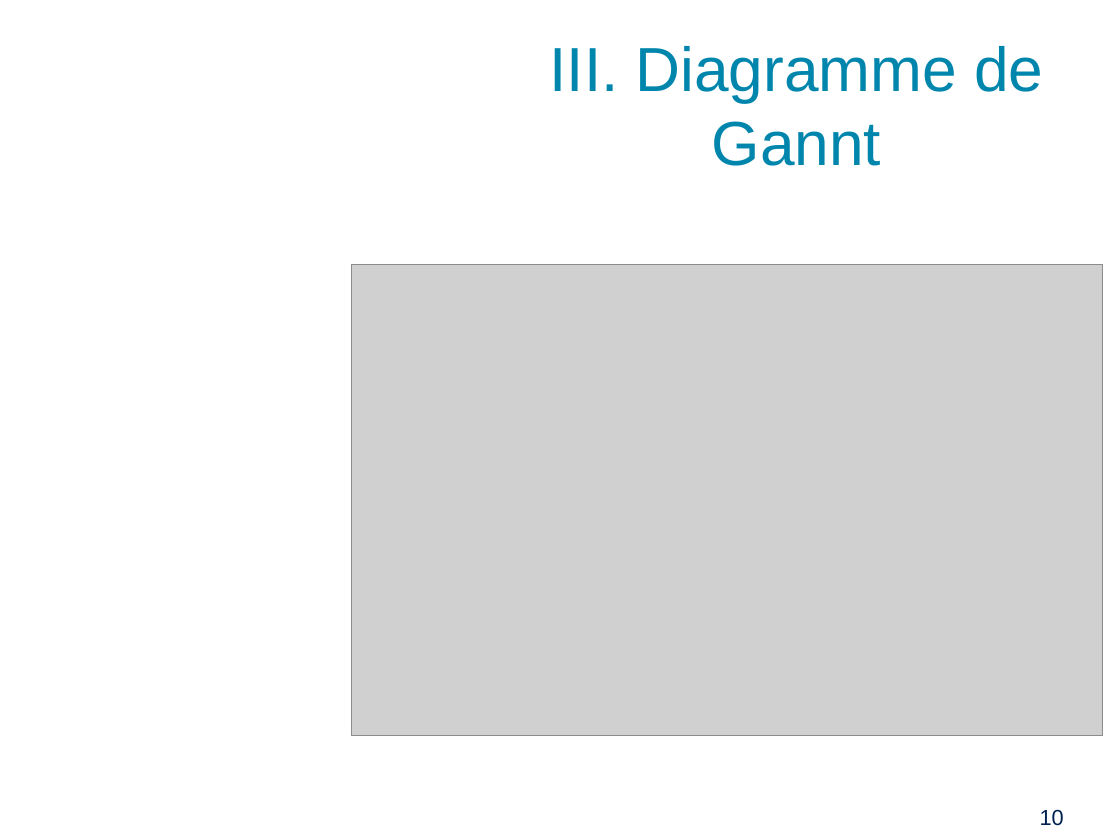
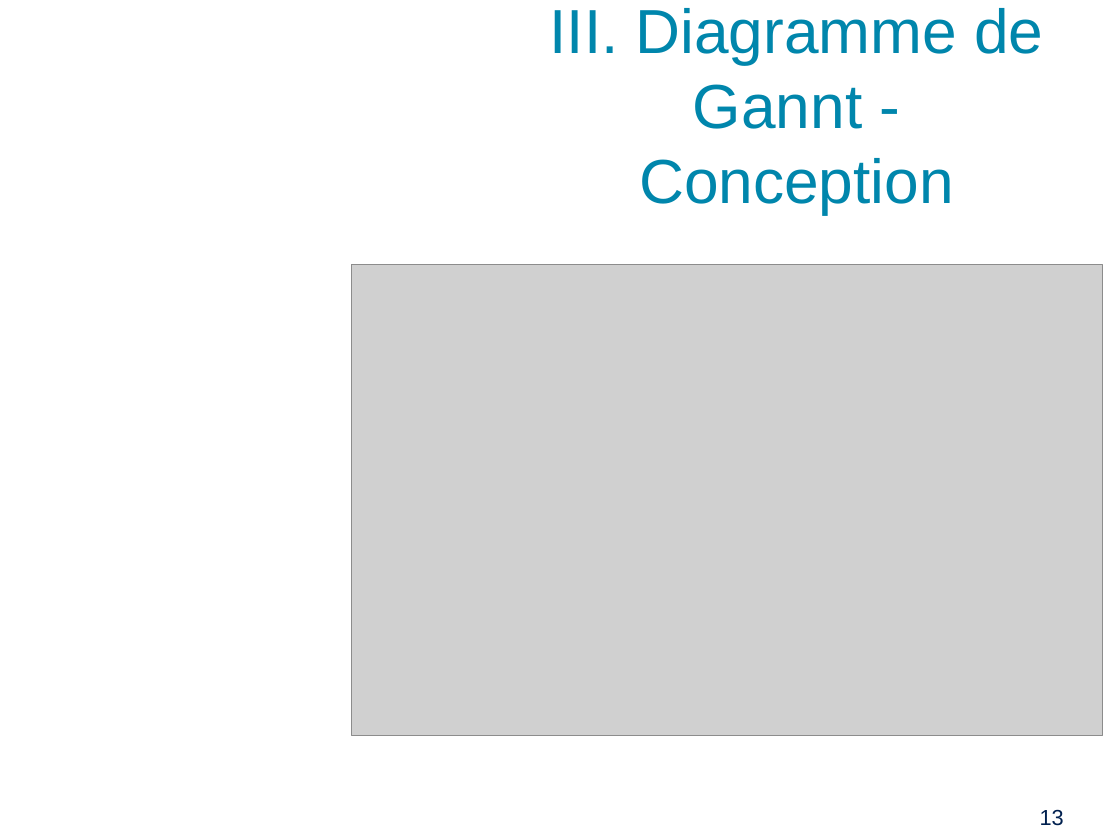
Before and after one commit to PinaudLucas/Projet, a slide deck: slide 13 of Lucas/Revue_1.odp (slide 10 before the commit). Drawn at 1120x840 pixels with LibreOffice and Linux fonts; fonts in the diff are those of the drawing; grey boxes stand for pictures; background and template pictures are left out. Boxes give left, top, right and bottom in pixels: in the first picture for what was removed or moved away, otherwise in the second. Text is boxed around its words. In the diff, an @@ line names an element or a change of style, - is before the commit and + after.

```diff
--- a/Lucas/Revue_1.odp
+++ b/Lucas/Revue_1.odp
@@ title at [550, 8, 1043, 214]: text changed @@
-III. Diagramme de Gannt
+III. Diagramme de Gannt - Conception
@@ page number at [1040, 809, 1064, 826]: text changed @@
-10
+13
```
Also in this commit, not shown: 6 other slides changed, 6 slides added, 2 other files.
